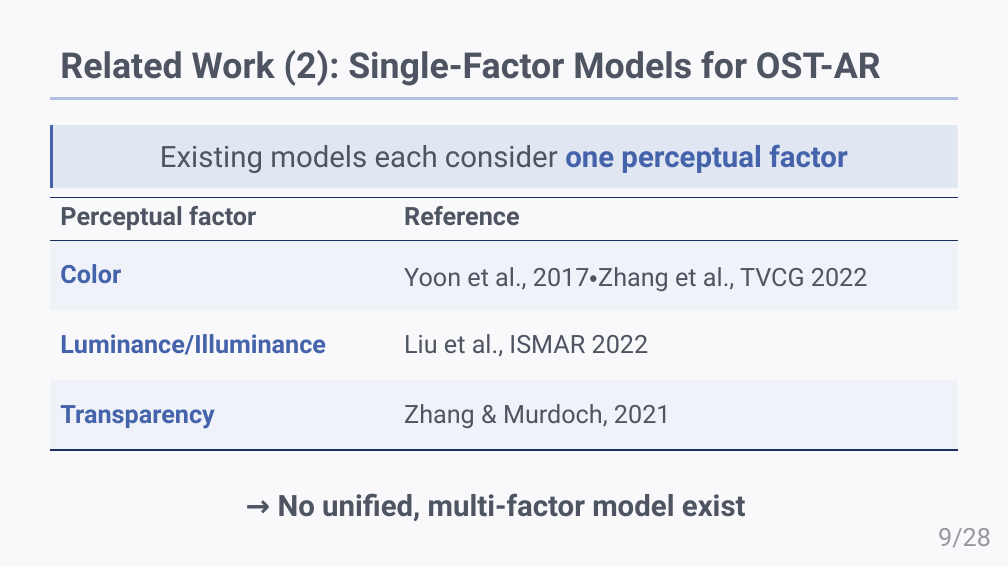
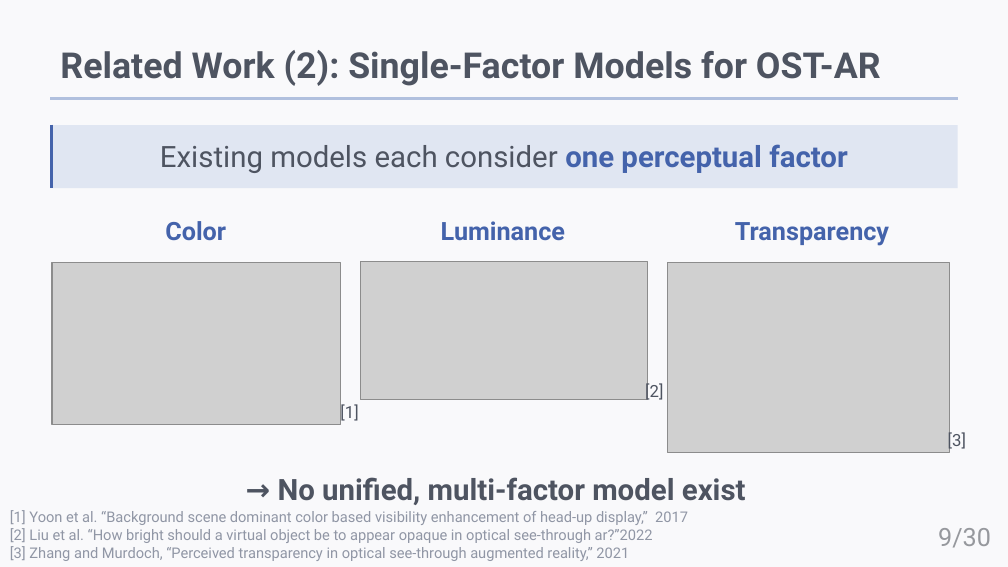
Before and after one commit to HAMADAKAZUKI2423/lab, a slide deck: slide 9 of papers/Rinko2026S/rinko2026S.pptx. Drawn at 1008x567 pixels with LibreOffice and Linux fonts; fonts in the diff are those of the drawing; grey boxes stand for pictures. Boxes give left, top, right and bottom in pixels: in the first picture for what was removed or moved away, otherwise in the second. Text is boxed around its words. In the diff, an @@ line names an element or a change of style, - is before the commit and + after.

```diff
--- a/papers/Rinko2026S/rinko2026S.pptx
+++ b/papers/Rinko2026S/rinko2026S.pptx
@@ table removed at box(50, 198, 958, 451), 4 rows, 2 columns @@
-Perceptual factor | Reference
-Color | Yoon et al., 2017・Zhang et al., TVCG 2022
-Luminance/Illuminance | Liu et al., ISMAR 2022
-Transparency | Zhang & Murdoch, 2021
@@ text added at box(165, 221, 226, 241), 18 pt, text #4463AB, bold @@
+Color
@@ text added at box(441, 221, 565, 241), 18 pt, text #4463AB, bold @@
+Luminance
@@ text added at box(735, 222, 889, 246), 18 pt, text #4463AB, bold @@
+Transparency
@@ picture added at box(52, 262, 341, 424) @@
@@ picture added at box(360, 261, 647, 399) @@
@@ picture added at box(667, 262, 950, 453) @@
@@ text added at box(645, 381, 663, 400), 12 pt, text #4E5461 @@
+[2]
@@ text added at box(340, 403, 358, 423), 12 pt, text #4E5461 @@
+[1]
@@ text added at box(948, 431, 966, 451), 12 pt, text #4E5461 @@
+[3]
@@ text "→ No unified, multi-factor model ...": place and size @@
-text "→ No unified, multi-factor model ..." at box(278, 493, 746, 521)
+text "→ No unified, multi-factor model ..." at box(278, 477, 746, 505)
@@ text added at box(10, 510, 688, 561), 10.5 pt, text #9096A5 @@
+[1] Yoon et al. “Background scene dominant color based visibility enhancement of head-up display,” 2017
+[2] Liu et al. “How bright should a virtual object be to appear opaque in optical see-through ar?”2022
+[3] Zhang and Murdoch, “Perceived transparency in optical see-through augmented reality,” 2021
@@ page number at box(938, 528, 991, 548): text changed @@
-9/28
+9/30
```
Also in this commit, not shown: 9 other slides changed, 2 slides added, 20 other files.
